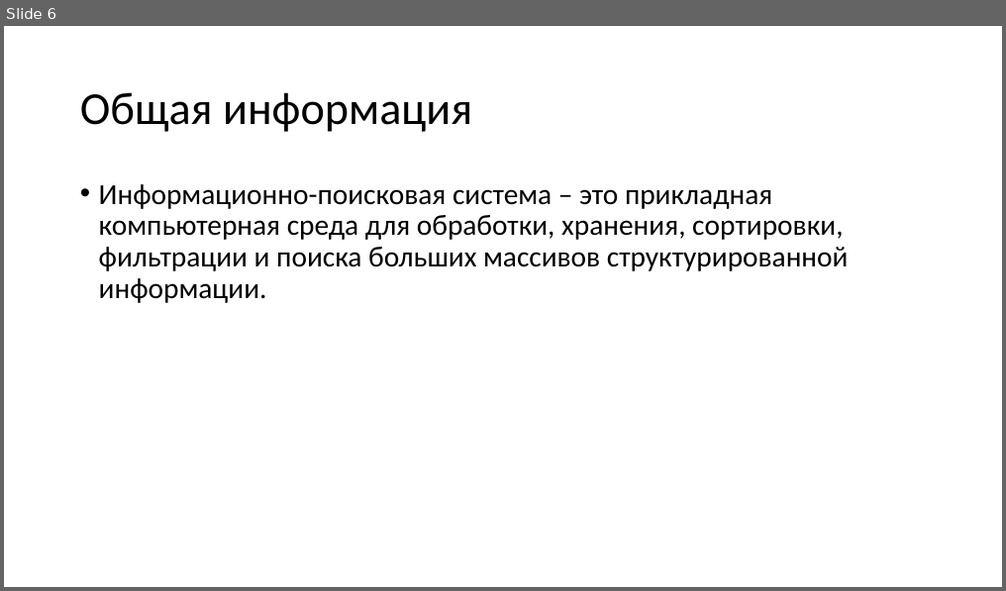
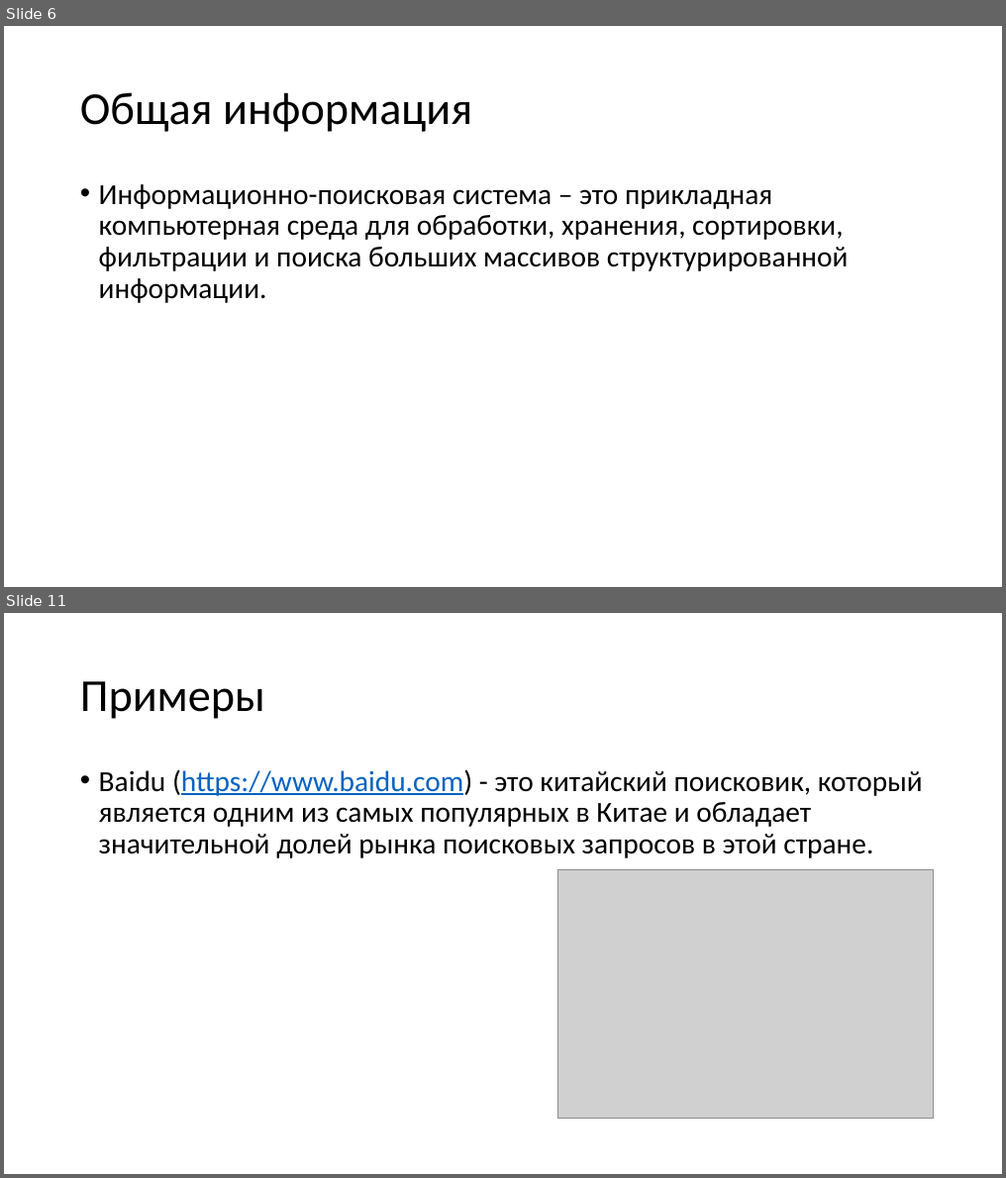
Before and after one commit to ZXTgbh/Laboratornaya-, a slide deck: pr_1.pptx. Shown one above the other, each under a label of ours: slide 6 before the commit, slides 6 and 11 after it; the slides between them are not shown. The pictures are 1006x591 and 1006x1178 pixels, drawn with LibreOffice and Linux fonts; fonts in the diff are those of the drawing; grey boxes stand for pictures. Boxes give left, top, right and bottom in pixels: in the first picture for what was removed or moved away, otherwise in the second. Text is boxed around its words. In the diff, an @@ line names an element or a change of style, - is before the commit and + after.

```diff
--- a/pr_1.pptx
+++ b/pr_1.pptx
@@ slide 11 added at [4,613,1002,1174], background #FFFFFF @@
@@ title added at [80,681,265,719], 44 pt, text #000000 @@
+Примеры
@@ text added at [99,769,923,859], 28 pt, text #000000 @@
+• Baidu (https://www.baidu.com) - это китайский поисковик, который является одним из самых популярных в Китае и обладает значительной долей рынка поисковых запросов в этой стране.
@@ picture added at [558,869,934,1118] @@
```
Also in this commit, not shown: 2 slides changed, 9 other slides added, 5 slides removed.
